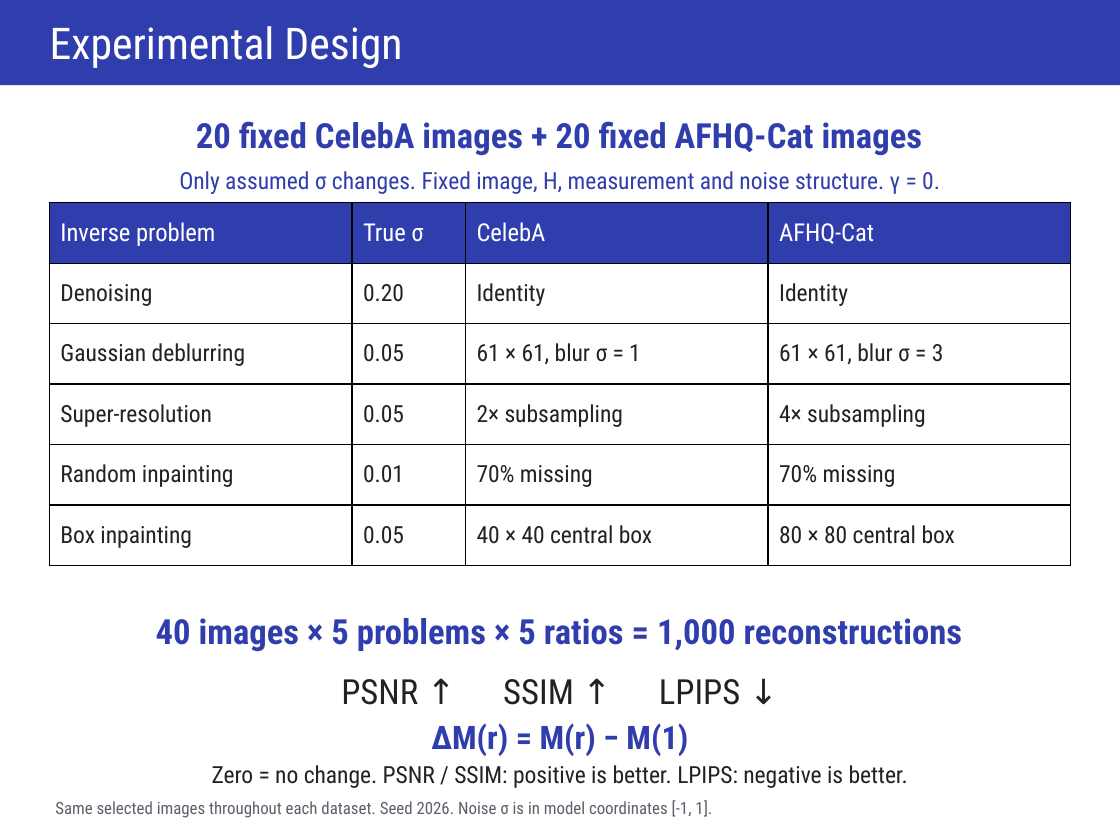
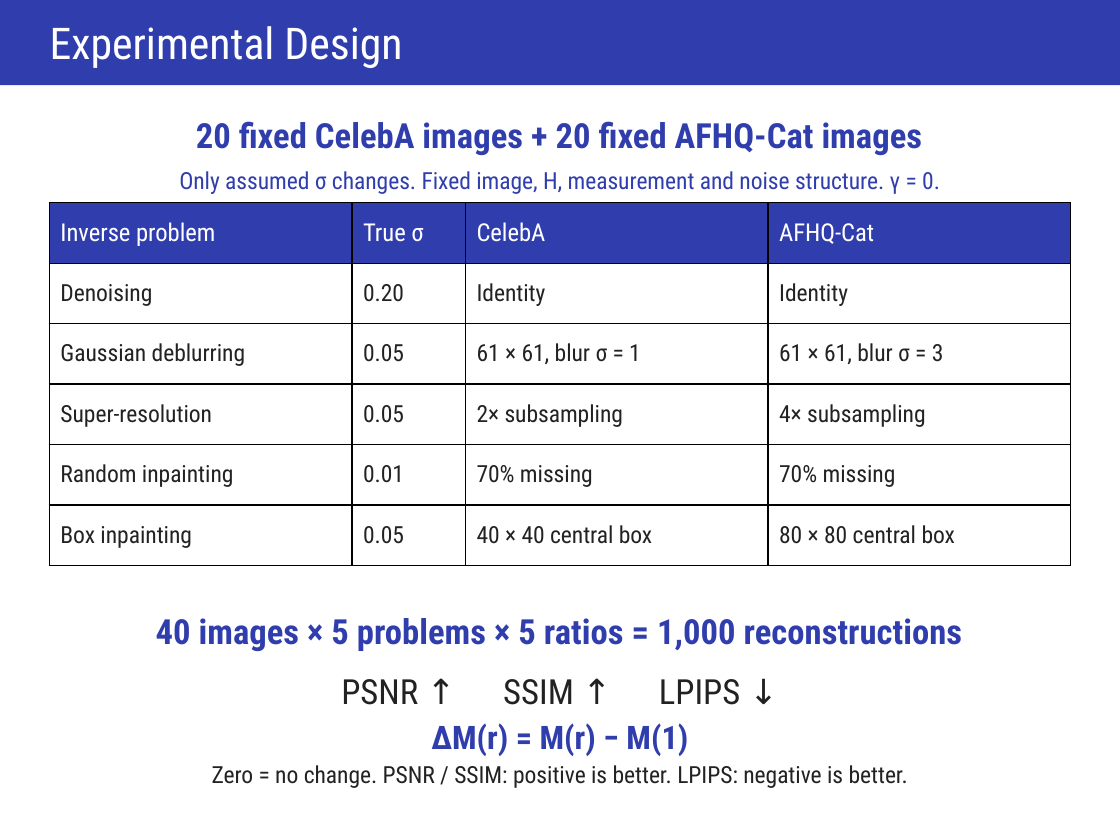
Before and after one commit to ItayShorian07/Diffusion--flower-project, a slide deck: slide 5 of artifacts/presentation/FLOWER- Presentation.pptx. Drawn at 1120x840 pixels with LibreOffice and Linux fonts; fonts in the diff are those of the drawing. Boxes give left, top, right and bottom in pixels: in the first picture for what was removed or moved away, otherwise in the second. Text is boxed around its words. In the diff, an @@ line names an element or a change of style, - is before the commit and + after.

```diff
--- a/artifacts/presentation/FLOWER- Presentation.pptx
+++ b/artifacts/presentation/FLOWER- Presentation.pptx
@@ text removed at (55, 800, 712, 818) @@
-Same selected images throughout each dataset. Seed 2026. Noise σ is in model coordinates [-1, 1].
```
Also in this commit, not shown: 15 other slides changed, 1 other file.
